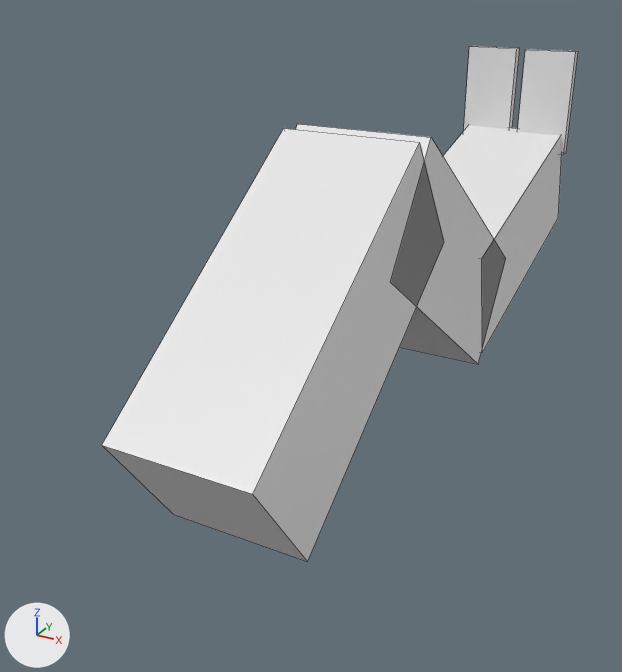
An edit to the OBJ model Resources/Ramp.obj, drawn before and after from the same camera.
Camera for both pictures: a camera (50 mm lens) standing at (25.5, -44.2, 22.0) and looking at (-4.3, 10.0, -5.1). Arrows for +X, +Y and +Z are at lower left; the lights stay in place. Mesh edges are drawn as thin lines. Where no turn or scale is listed for an object, it has been applied to the vertices.
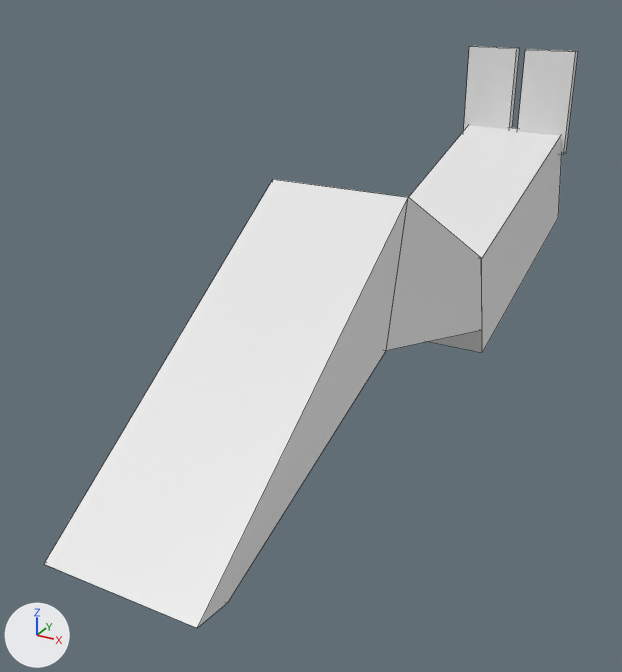
The newer file is also turned or shifted as a whole; pictures and numbers use the older file's frame.

Diff of the bpy script that builds the scene:
```diff
--- a/Resources/Ramp.obj.py
+++ b/Resources/Ramp.obj.py
@@ me_cube @@
 me_cube.from_pydata(...)  # 8 vertices, 6 faces; spans x -5.0..5.0, y -13.1..13.1, z -11.3..11.3
 # used by ob_cube; location = (0.0, 0.0, 0.0)
-me_cube.vertices[0].co = (-5.0, -7.4, -11.3)  # pixel (173, 514)
-me_cube.vertices[1].co = (-5.0, -13.1, -3.1)  # pixel (101, 445)
-me_cube.vertices[2].co = (-5.0, 13.1, 3.1)
-me_cube.vertices[3].co = (-5.0, 7.4, 11.3)  # pixel (283, 128)
-me_cube.vertices[4].co = (5.0, -7.4, -11.3)  # pixel (307, 561)
-me_cube.vertices[5].co = (5.0, -13.1, -3.1)  # pixel (252, 494)
-me_cube.vertices[6].co = (5.0, 13.1, 3.1)  # pixel (444, 242)
-me_cube.vertices[7].co = (5.0, 7.4, 11.3)  # pixel (419, 142)
+# me_cube part 1
+me_cube.vertices[0].co = (-5.0, -15.7, -8.1)
+me_cube.vertices[1].co = (-5.0, -18.3, -7.7)  # pixel (43, 564)
+me_cube.vertices[2].co = (-5.0, 3.3, -1.6)
+me_cube.vertices[3].co = (-5.0, 5.8, 8.1)  # pixel (272, 179)
+me_cube.vertices[4].co = (5.0, -15.7, -8.1)  # pixel (227, 602)
+me_cube.vertices[5].co = (5.0, -18.3, -7.7)  # pixel (197, 628)
+me_cube.vertices[6].co = (5.0, 3.2, -1.6)  # pixel (386, 350)
+me_cube.vertices[7].co = (5.0, 5.8, 8.1)  # pixel (408, 197)
@@ me_cube_001 @@
 me_cube_001.from_pydata(...)  # 8 vertices, 6 faces; spans x -5.0..5.0, y 3.5..29.8, z -11.3..11.3
 # used by ob_cube_001; location = (0.0, 0.0, 0.0)
-me_cube_001.vertices[0].co = (-5.0, 3.5, 3.1)
-me_cube_001.vertices[1].co = (-5.0, 9.3, 11.3)  # pixel (297, 123)
-me_cube_001.vertices[2].co = (-5.0, 24.0, -11.3)
-me_cube_001.vertices[3].co = (-5.0, 29.8, -3.1)
-me_cube_001.vertices[4].co = (5.0, 3.5, 3.1)  # pixel (390, 282)
-me_cube_001.vertices[5].co = (5.0, 9.3, 11.3)  # pixel (431, 137)
-me_cube_001.vertices[6].co = (5.0, 24.0, -11.3)  # pixel (478, 364)
-me_cube_001.vertices[7].co = (5.0, 29.8, -3.1)  # pixel (505, 258)
+# me_cube_001 part 2
+me_cube_001.vertices[0].co = (-5.0, 3.3, -1.6)
+me_cube_001.vertices[1].co = (-5.0, 5.9, 8.1)  # pixel (273, 179)
+me_cube_001.vertices[2].co = (-4.9, 24.2, -7.5)
+me_cube_001.vertices[3].co = (-5.0, 22.3, -0.9)
+me_cube_001.vertices[4].co = (5.0, 3.3, -1.6)  # pixel (386, 350)
+me_cube_001.vertices[5].co = (5.0, 5.9, 8.1)  # pixel (408, 196)
+me_cube_001.vertices[6].co = (5.0, 24.4, -8.1)  # pixel (482, 329)
+me_cube_001.vertices[7].co = (5.0, 22.3, -0.8)  # pixel (481, 257)
```

Boxes (x1, y1, x2, y2) around the edits, measured in the pictures (622 x 672 px):
'Cube', reshaped (6% wider)
    before: (102, 128, 444, 561)
    after: (44, 179, 408, 628)
'Cube.001', reshaped (29% shorter)
    before: (296, 124, 506, 364)
    after: (275, 179, 482, 350)
